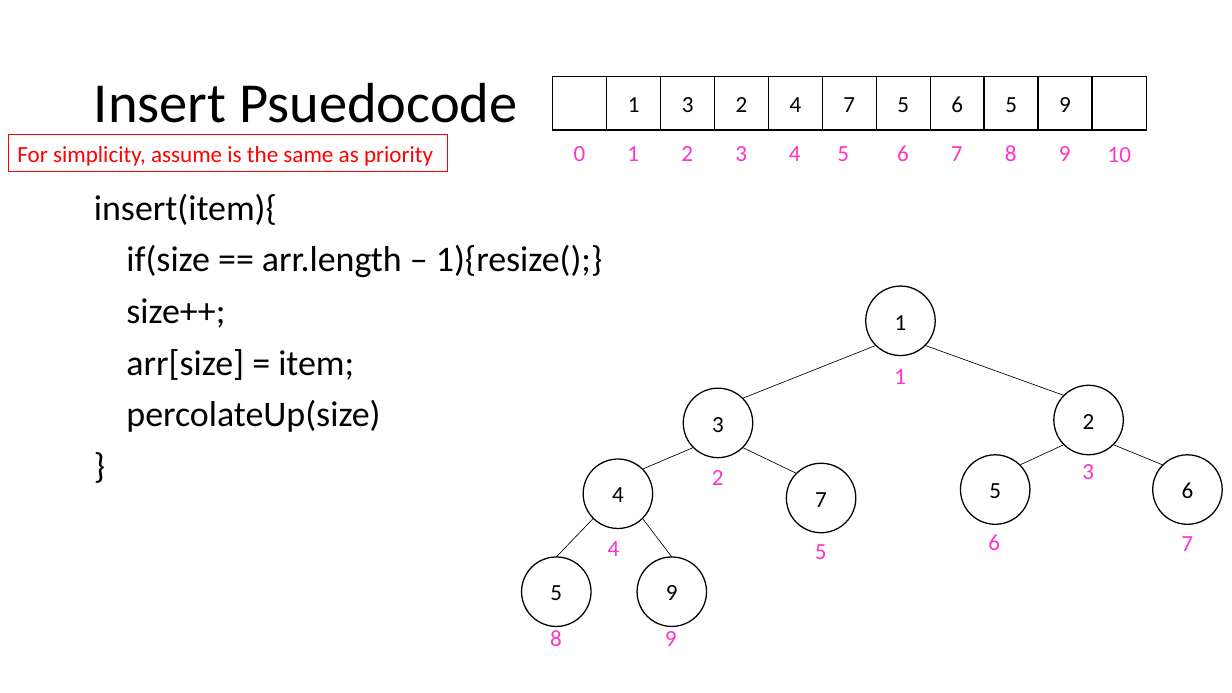
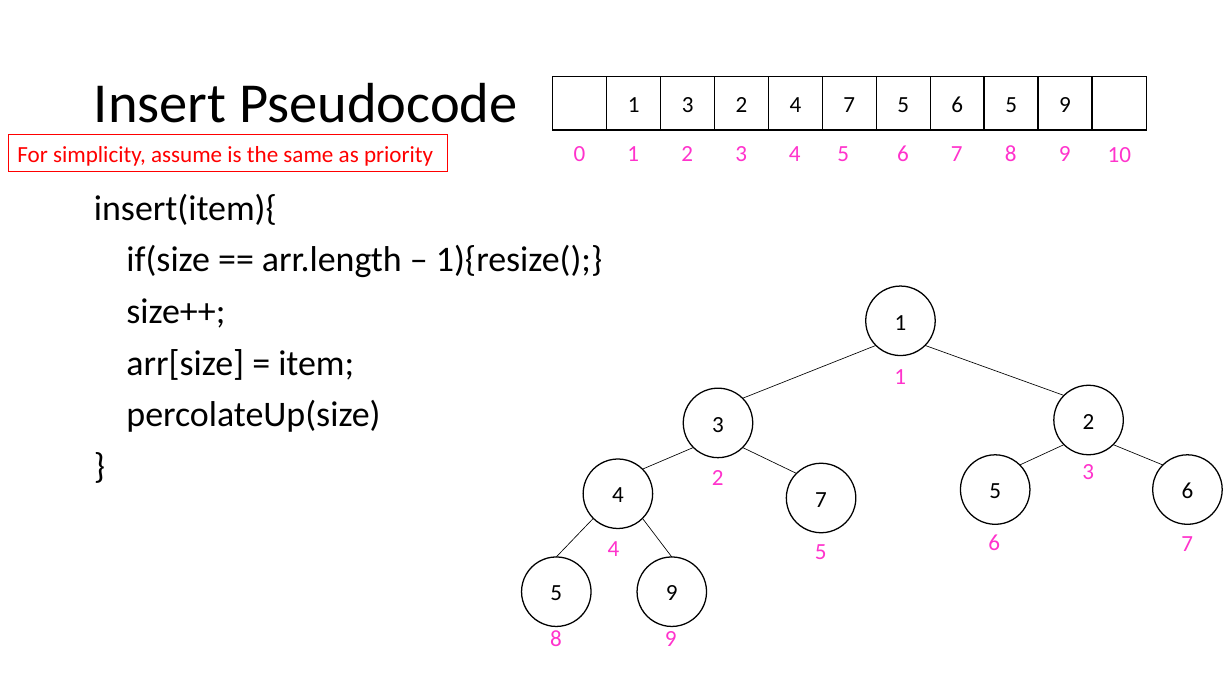
Before and after one commit to natebrunelle/cse332, a slide deck: slide 23 of markdown/files/slides/lecture5_pqs.pptx (slide 25 before the commit). Drawn at 1232x693 pixels with LibreOffice and Linux fonts; fonts in the diff are those of the drawing. Boxes give left, top, right and bottom in pixels: in the first picture for what was removed or moved away, otherwise in the second. Text is boxed around its words. In the diff, an @@ line names an element or a change of style, - is before the commit and + after.

```diff
--- a/markdown/files/slides/lecture5_pqs.pptx
+++ b/markdown/files/slides/lecture5_pqs.pptx
@@ title at [94, 82, 517, 135]: text changed @@
-Insert Psuedocode
+Insert Pseudocode
```
Also in this commit, not shown: 2 other slides changed, 2 slides added, 5 slides removed, 13 other files.
